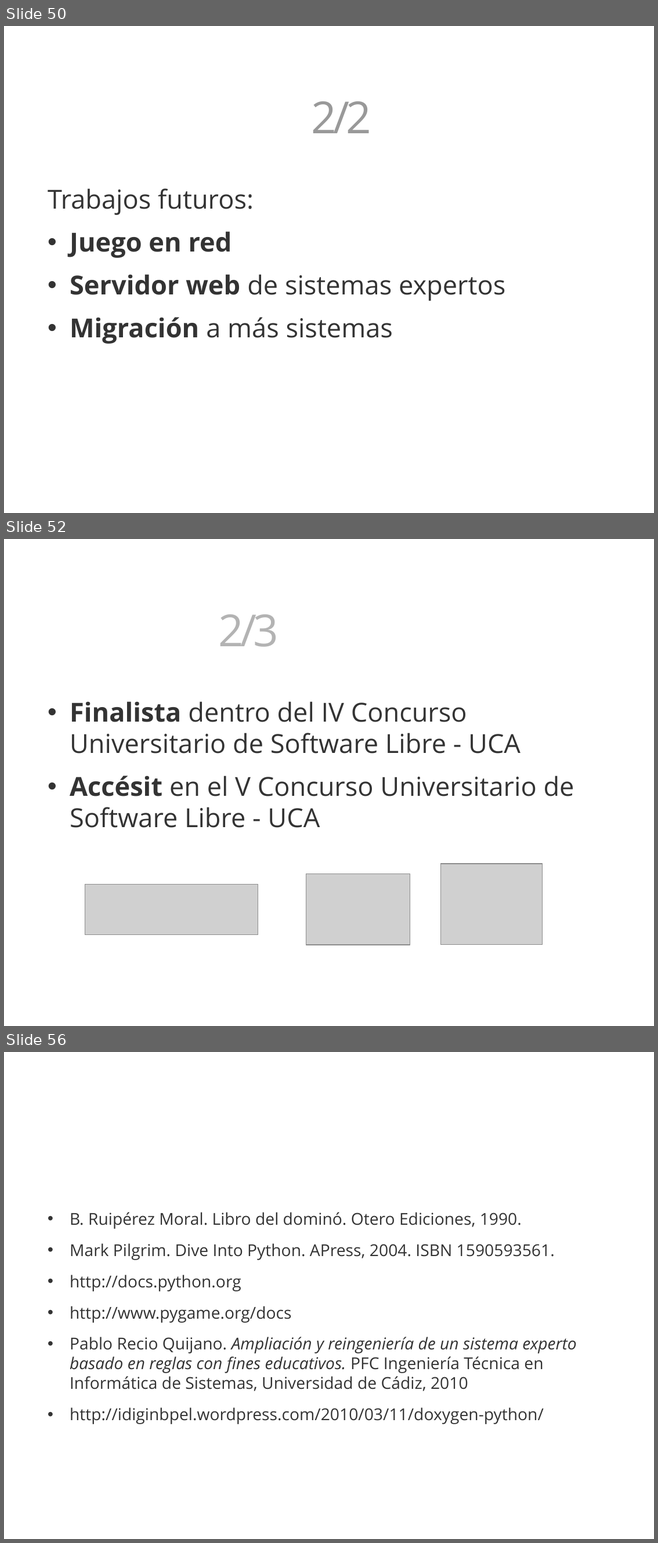
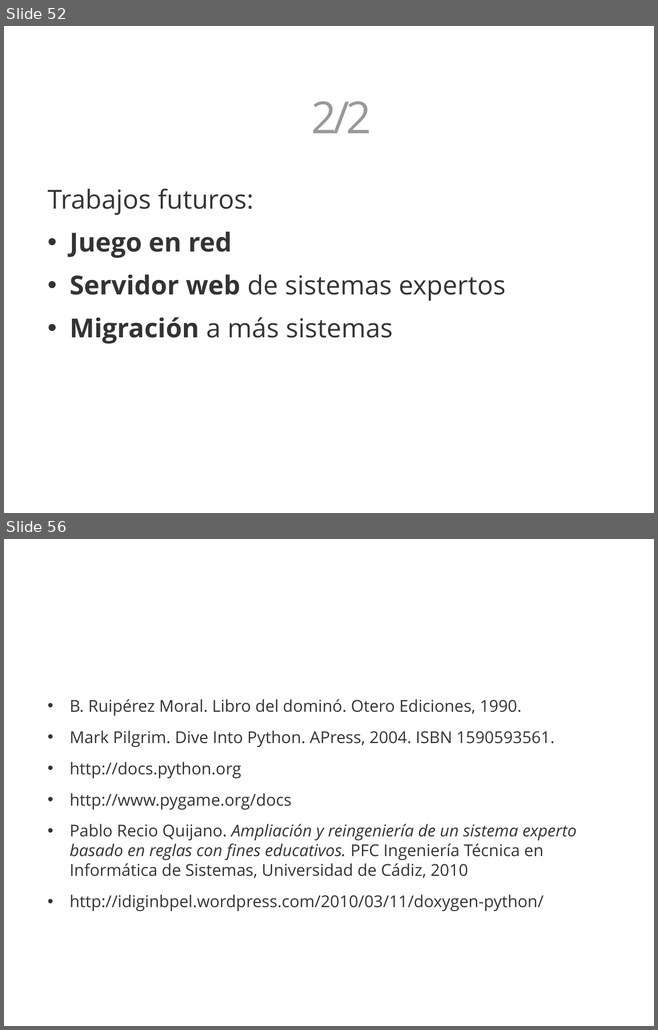
Before and after one commit to 3oheme/dominous, a slide deck: docs/presentacion/presentacion.odp. Shown one above the other, each under a label of ours: slides 50, 52 and 56 before the commit, slides 52 and 56 after it; the slides between them are not shown. The pictures are 658x1543 and 658x1030 pixels, drawn with LibreOffice and Linux fonts; fonts in the diff are those of the drawing; grey boxes stand for pictures; background and template pictures are left out. Boxes give left, top, right and bottom in pixels: in the first picture for what was removed or moved away, otherwise in the second. Text is boxed around its words. In the diff, an @@ line names an element or a change of style, - is before the commit and + after.

```diff
--- a/docs/presentacion/presentacion.odp
+++ b/docs/presentacion/presentacion.odp
@@ slide 52 removed at [4, 539, 654, 1026], background picture (left out) @@
@@ text removed at [219, 614, 279, 647] @@
-Difusión 2/3
@@ text removed at [70, 701, 574, 828] @@
-• Finalista dentro del IV Concurso Universitario de Software Libre - UCA
-• Accésit en el V Concurso Universitario de Software Libre - UCA
@@ picture removed at [441, 864, 542, 945] @@
@@ picture removed at [85, 885, 258, 936] @@
@@ picture removed at [306, 874, 410, 945] @@
@@ what was slide 50 is now slide 52 @@
```
Also in this commit, not shown: 2 slides changed, 5 slides added, 4 other slides removed, 3 other files.
